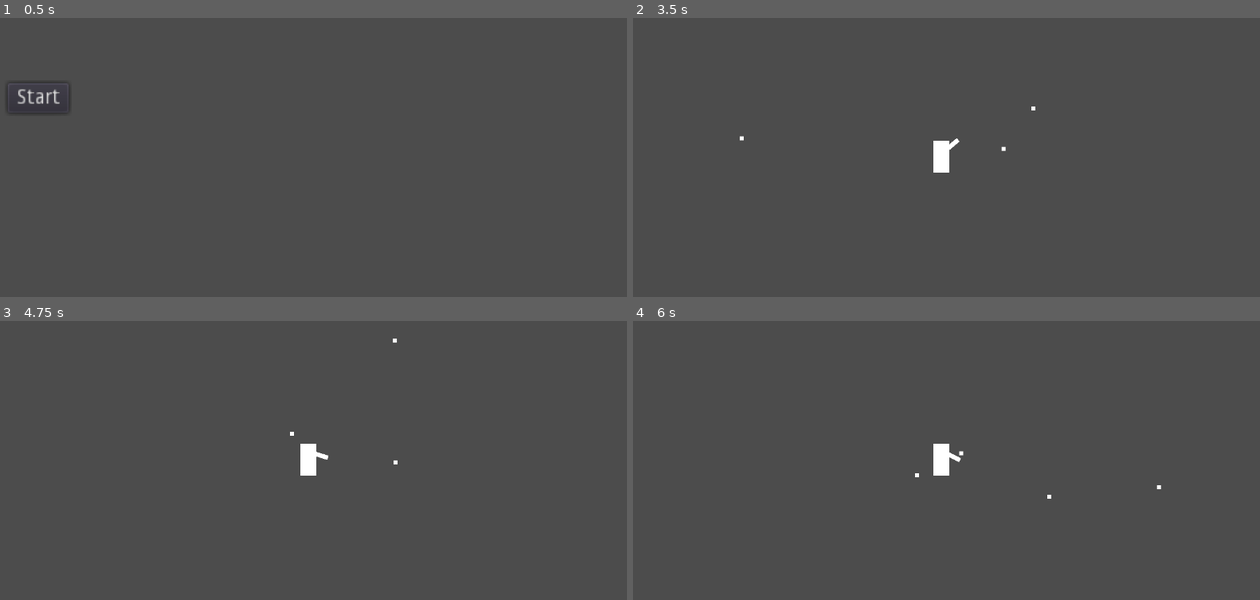
Above: before the commit, frames 1-4 (two rows, left to right).
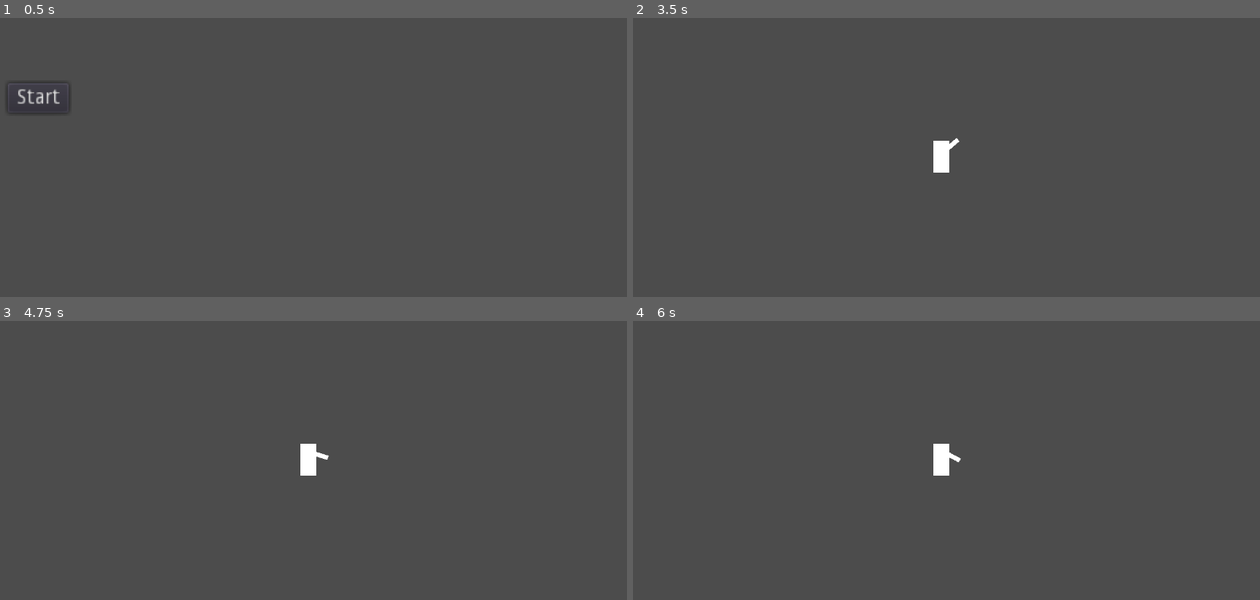
Above: after the commit, the same moments.

Repository: LuizzDutra/Remorse-of-Blue-Pen
Game: Godot game, scene res://Base.tscn
Same seed, same stepped clock (60 frames per second), same inputs: the game is played once before the commit and once after it.
Inputs (mouse positions are in pixels of both pictures, inside the frame that each line leads up to):
- Up to frame 1 (0.5 s): no input
- Up to frame 2 (3.5 s): click "Start" at 0.5 s; tap Enter at 1.25 s; move the mouse to (1084, 149) at 1.27 s; hold D (move_right) 1.28-2.78 s; click (1084, 149) at 1.35 s; tap W (jump) at 1.52, 2.27 s; tap Space at 2 s; move the mouse to (814, 179) at 2.02 s; click (814, 179) at 2.1 s; move the mouse to (1002, 98) at 2.77 s; hold A (move_left) from 2.78 s (still down); click (1002, 98) at 2.85 s
- Up to frame 3 (4.75 s): move the mouse to (275, 527) at 3.52 s; release A (move_left) at 3.53 s; hold D (move_right) from 3.53 s (still down); click (275, 527) at 3.6 s; tap W (jump) at 3.77, 4.52 s; move the mouse to (501, 510) at 4.27 s; click (501, 510) at 4.35 s
- Up to frame 4 (6 s): move the mouse to (752, 421) at 5.02 s; release D (move_right) at 5.03 s; hold A (move_left) 5.03-5.78 s; click (752, 421) at 5.1 s; tap W (jump) at 5.27 s; tap Enter at 5.75 s; move the mouse to (971, 466) at 5.77 s; hold D (move_right) from 5.78 s (still down); click (971, 466) at 5.85 s

Frame 1 is identical in both runs. In frame 2, less than 0.1% of the frame differs, in the area x 17-65%, y 31-48%; in frame 3, less than 0.1%; in frame 4, less than 0.1%, in the area x 44-85%, y 46-64%.
Error before the commit: Invalid get index 'rect_scale' (on base: 'null instance'). (res://Scripts/Gun.gd:7)
Error after the commit: Invalid get index 'rect_scale' (on base: 'null instance'). (res://Scripts/Player.gd:45)

Commit message:
manage player body facing and hurtbox

Diff:
--- a/Scripts/Player.gd
+++ b/Scripts/Player.gd
@@ -3,6 +3,7 @@
 
 onready var gun = $Gun
 
+var health = 100
 
 var dir: Vector2 = Vector2.ZERO
 var velocity: Vector2 = Vector2.ZERO
@@ -33,8 +34,15 @@
 
 	dir.x = r_input - l_input
 
-	if dir.x != 0:
-		facing = dir.x
+	facing = global_position.direction_to(get_global_mouse_position()).normalized().x
+	if facing > 0:
+		facing = ceil(facing)
+	elif facing < 0:
+		facing = floor(facing)
+	elif facing == 0:
+		facing = 1
+
+	$Body.rect_scale.x = facing
 
 	velocity.y += gravity * meter_unit * delta
 	velocity += dir * acceleration * delta
@@ -73,4 +81,8 @@
 
 	if event.is_action("shoot"):
 		if event.is_pressed():
-			gun.get_node("Receiver").create_projectile()
+			gun.get_node("Receiver").create_projectile($HurtBox)
+
+
+func _on_HurtBox_got_hit(dam, pen):
+	health -= dam
